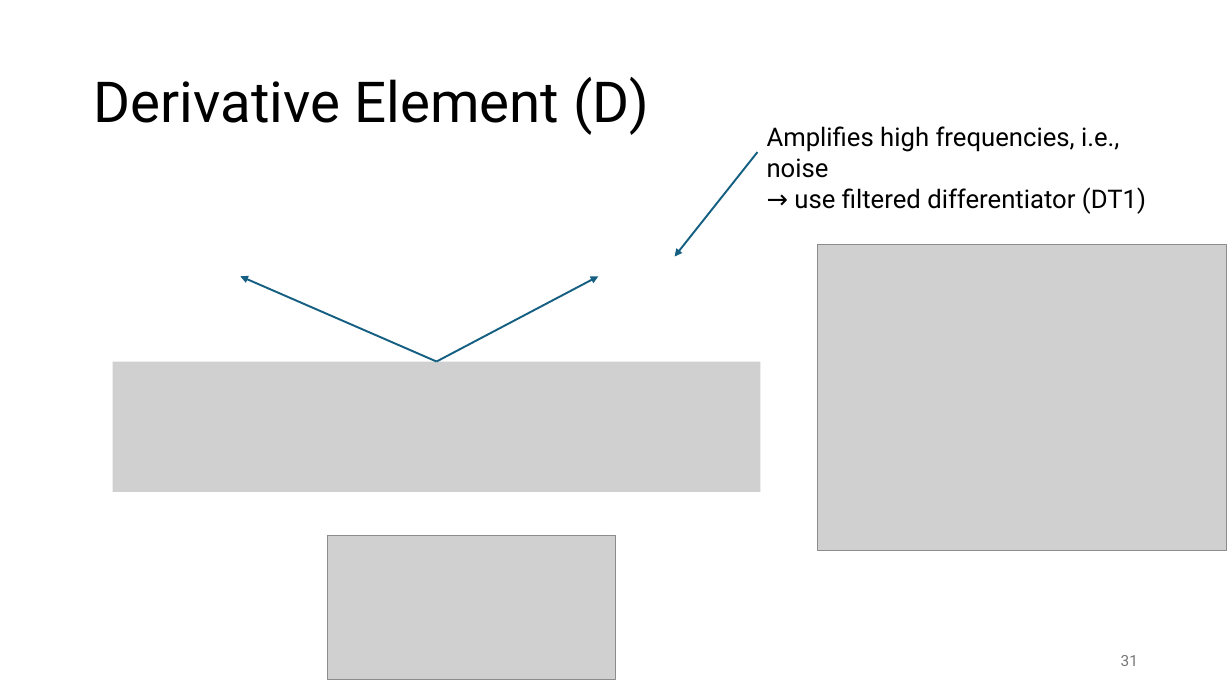
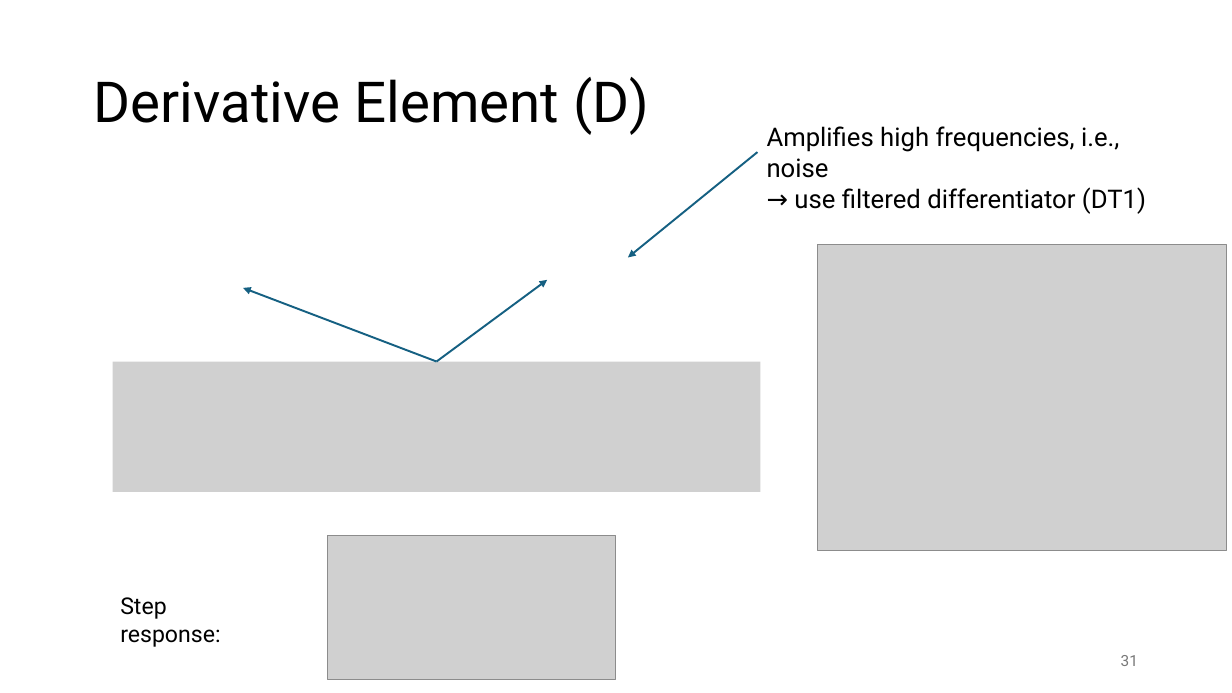
Before and after one commit to FelixWick/control_engineering, a slide deck: slide 31 of slides/3_Laplace.pptx. Drawn at 1232x693 pixels with LibreOffice and Linux fonts; fonts in the diff are those of the drawing; grey boxes stand for pictures. Boxes give left, top, right and bottom in pixels: in the first picture for what was removed or moved away, otherwise in the second. Text is boxed around its words. In the diff, an @@ line names an element or a change of style, - is before the commit and + after.

```diff
--- a/slides/3_Laplace.pptx
+++ b/slides/3_Laplace.pptx
@@ arrow moved from (758, 152) - (675, 257) to (758, 152) - (628, 258) @@
@@ arrow moved from (436, 361) - (240, 276) to (436, 361) - (243, 288) @@
@@ arrow moved from (436, 361) - (599, 276) to (436, 361) - (547, 280) @@
@@ text added at bbox=[120, 597, 220, 647], 18 pt, text #000000 @@
+Step response:
```
Also in this commit, not shown: 4 other slides changed.
